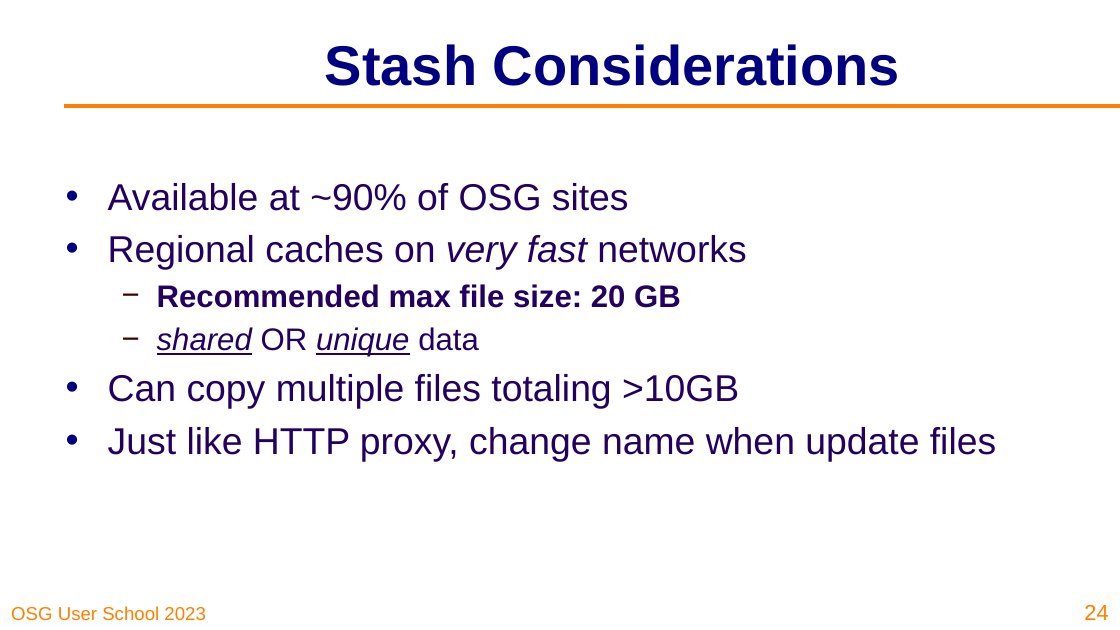
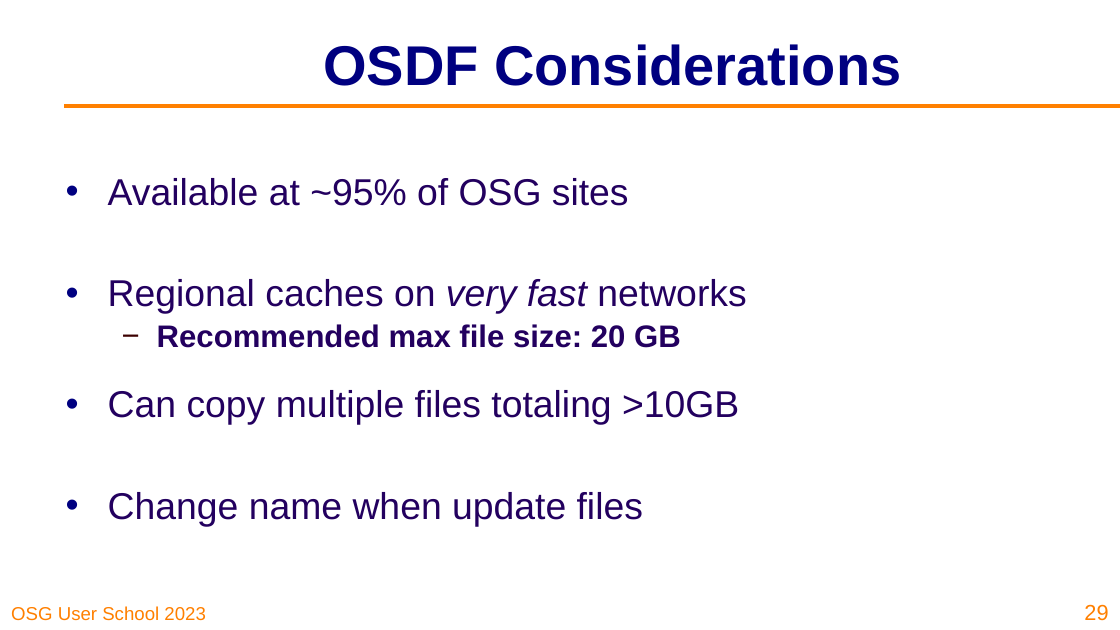
Before and after one commit to osg-htc/user-school-2023, a slide deck: slide 29 of docs/materials/data/files/osgus23-data.pptx (slide 24 before the commit). Drawn at 1120x630 pixels with LibreOffice and Linux fonts; fonts in the diff are those of the drawing; background and template pictures are left out. Boxes give left, top, right and bottom in pixels: in the first picture for what was removed or moved away, otherwise in the second. Text is boxed around its words. In the diff, an @@ line names an element or a change of style, - is before the commit and + after.

Commit message:
Updated Data slides

```diff
--- a/docs/materials/data/files/osgus23-data.pptx
+++ b/docs/materials/data/files/osgus23-data.pptx
@@ title at (x1=323, y1=44, x2=901, y2=86): text changed @@
-Stash Considerations
+OSDF Considerations
@@ text at (x1=108, y1=178, x2=629, y2=206): text changed @@
-• Available at ~90% of OSG sites
+• Available at ~95% of OSG sites
@@ text at (x1=108, y1=279, x2=746, y2=425): line spacing 1 to 0.9 @@
@@ text at (x1=157, y1=327, x2=479, y2=357): paragraph removed @@
-  − shared OR unique data
@@ text at (x1=108, y1=492, x2=643, y2=526): text changed @@
-• Just like HTTP proxy, change name when update files
+• Change name when update files
@@ page number at (x1=1084, y1=604, x2=1108, y2=621): text changed @@
-24
+29
```
Also in this commit, not shown: 15 other slides changed, 15 slides added, 11 slides removed, 1 other file.
